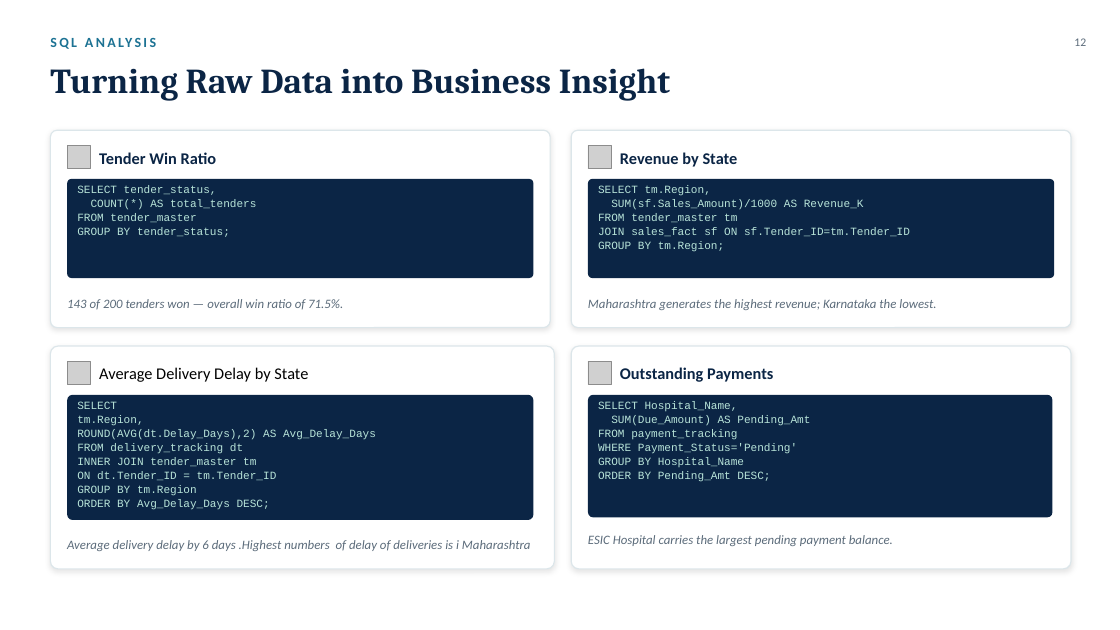
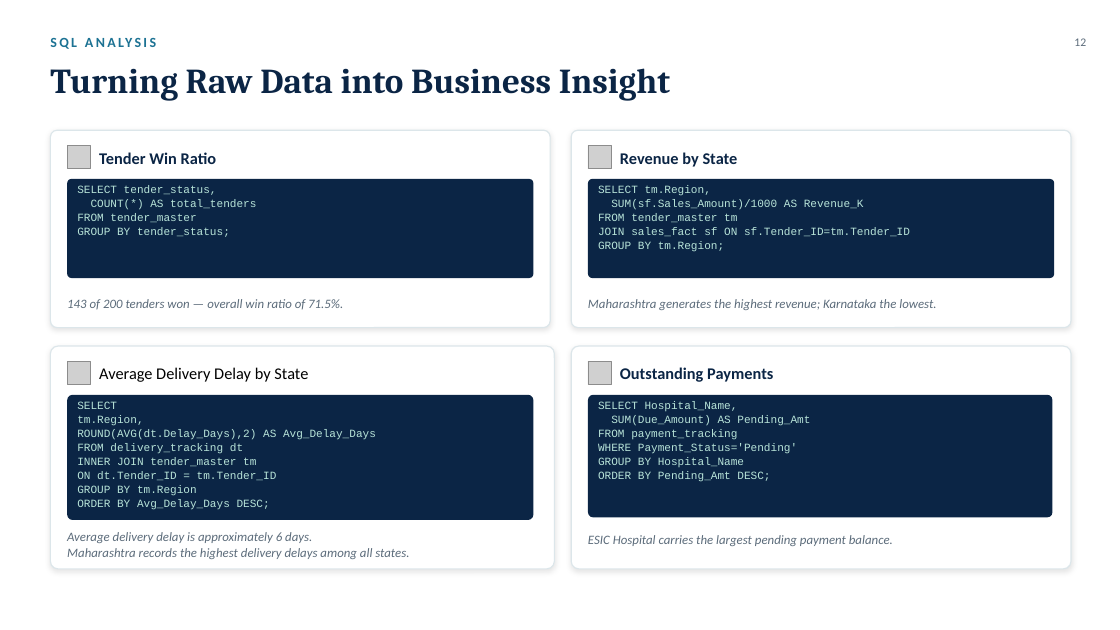
Before and after one commit to PratikKeniBA/Rahul_Pharma_BA_Project, a slide deck: slide 13 of Presentation/Rahul_Pharma_BA_Project_PPT 1.pptx (slide 12 before the commit). Drawn at 1120x630 pixels with LibreOffice and Linux fonts; fonts in the diff are those of the drawing; grey boxes stand for pictures. Boxes give left, top, right and bottom in pixels: in the first picture for what was removed or moved away, otherwise in the second. Text is boxed around its words. In the diff, an @@ line names an element or a change of style, - is before the commit and + after.

```diff
--- a/Presentation/Rahul_Pharma_BA_Project_PPT 1.pptx
+++ b/Presentation/Rahul_Pharma_BA_Project_PPT 1.pptx
@@ text at <box>67,532,409,559</box>: text changed @@
-Average delivery delay by 6 days .Highest numbers of delay of deliveries is i Maharashtra
+Average delivery delay is approximately 6 days.
+Maharashtra records the highest delivery delays among all states.
```
Also in this commit, not shown: 6 other slides changed, 2 slides added.
